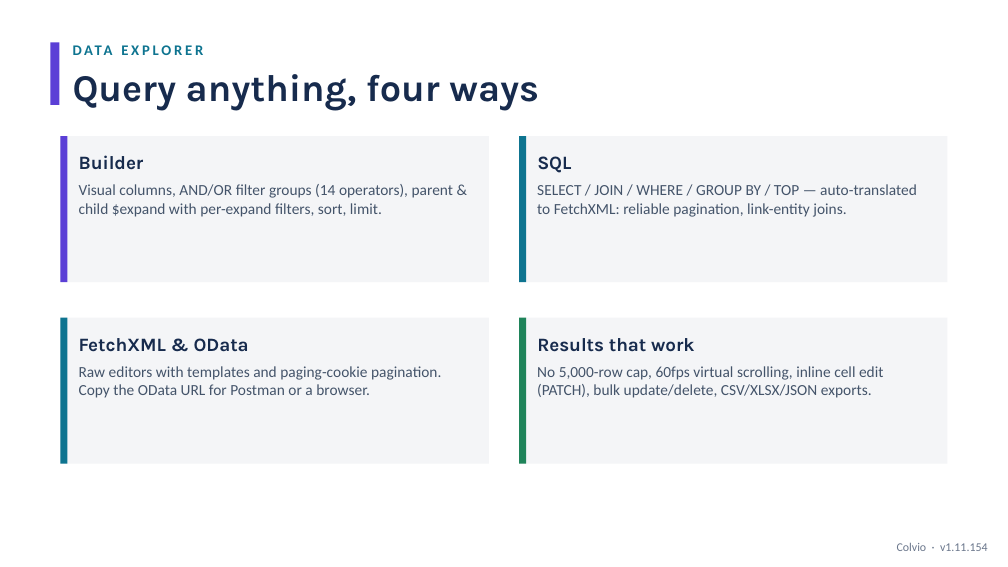
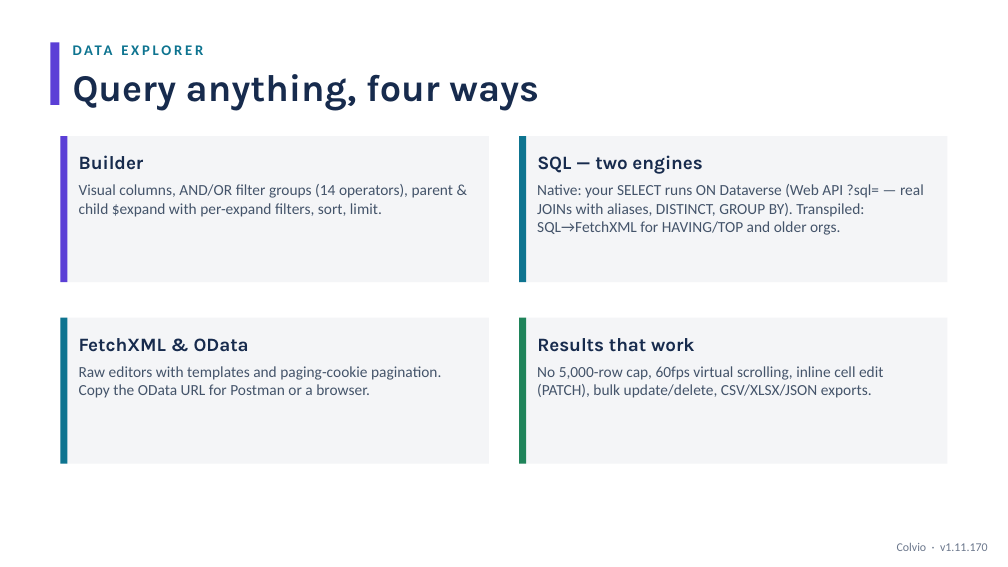
Before and after one commit to zmissoum/colvio, a slide deck: slide 5 of docs/Colvio_Walkthrough.pptx. Drawn at 1008x567 pixels with LibreOffice and Linux fonts; fonts in the diff are those of the drawing. Boxes give left, top, right and bottom in pixels: in the first picture for what was removed or moved away, otherwise in the second. Text is boxed around its words. In the diff, an @@ line names an element or a change of style, - is before the commit and + after.

```diff
--- a/docs/Colvio_Walkthrough.pptx
+++ b/docs/Colvio_Walkthrough.pptx
@@ text at [537,155,702,174]: text changed @@
-SQL
+SQL — two engines
@@ text at [537,184,924,235]: text changed @@
-SELECT / JOIN / WHERE / GROUP BY / TOP — auto-translated to FetchXML: reliable pagination, link-entity joins.
+Native: your SELECT runs ON Dataverse (Web API ?sql= — real JOINs with aliases, DISTINCT, GROUP BY). Transpiled: SQL→FetchXML for HAVING/TOP and older orgs.
@@ text at [897,543,988,551]: text changed @@
-Colvio · v1.11.154
+Colvio · v1.11.170
```
Also in this commit, not shown: 10 other slides changed, 10 other files.
